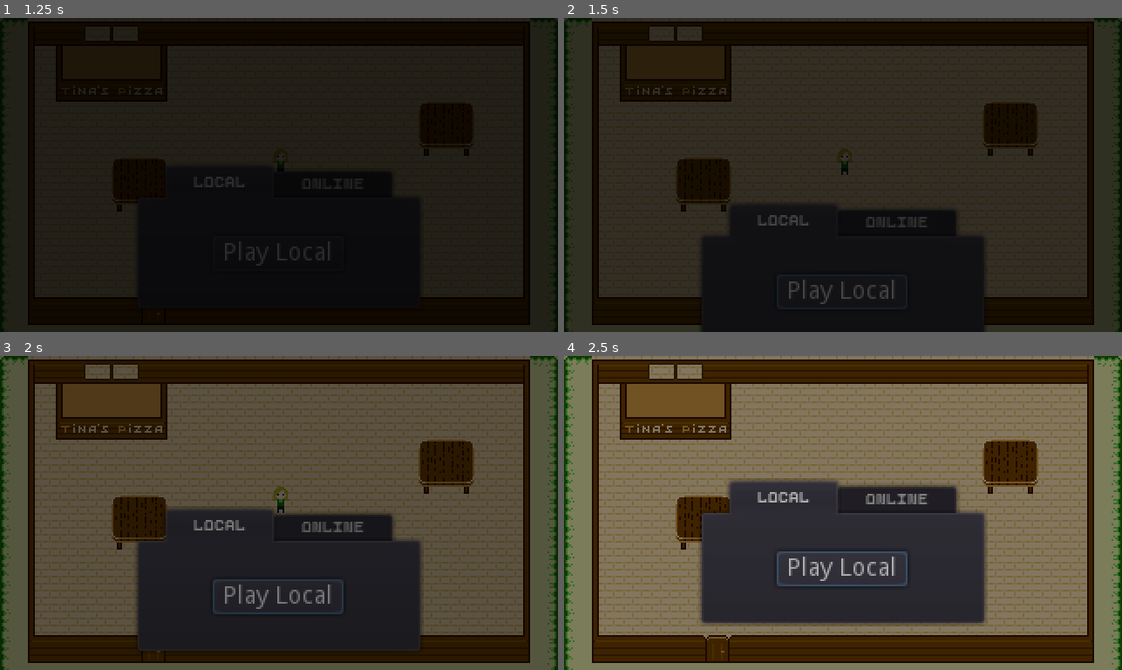
Above: before the commit, frames 1-4 (two rows, left to right).
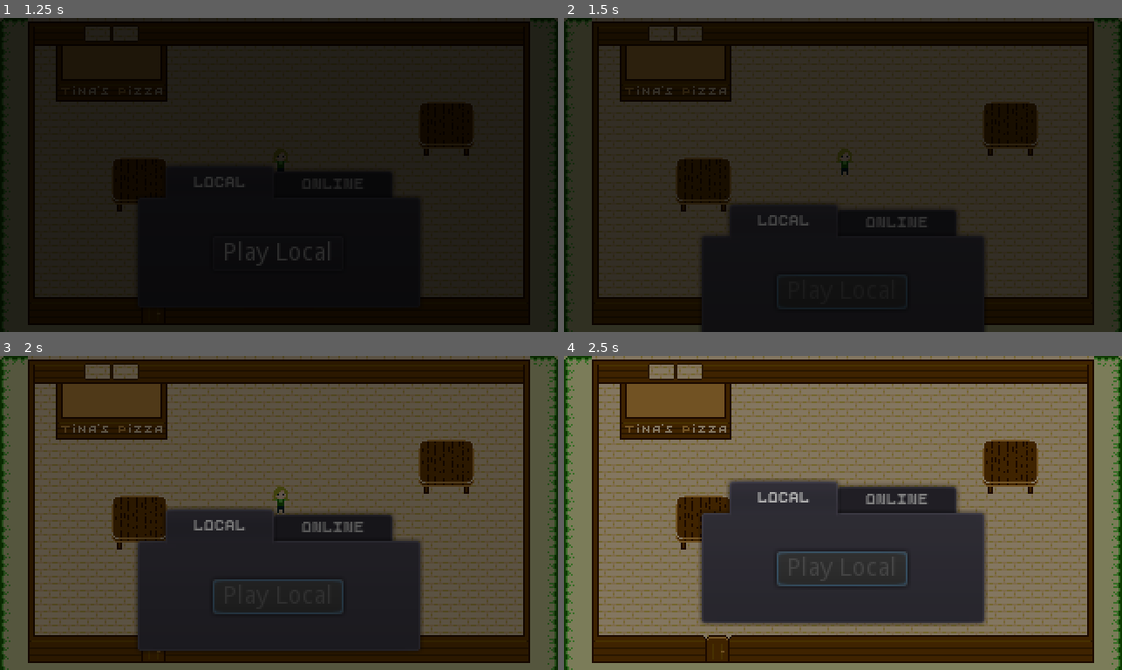
Above: after the commit, the same moments.

Repository: mikecodev/LowEffortJam18
Game: Godot game, scene res://Main.tscn
The game is run twice, just before and just after one commit, with the same random seed, the same clock (stepped at 60 frames per second) and the same inputs.
Inputs (mouse positions are in pixels of both pictures, inside the frame that each line leads up to):
- Up to frame 1 (1.25 s): tap Enter at 0.5 s; hold Right (ui_right) from 0.53 s (still down)
- Up to frame 2 (1.5 s): release Right (ui_right) at 1.25 s; click "Play Local" at 1.25 s
- Up to frame 3 (2 s): no input
- Up to frame 4 (2.5 s): click (843, 597) at 2 s, where only the run before the commit has a clickable "Play Local"

Frame 1 is identical in both runs. In frame 2, 0.3% of the frame differs, in the area x 40-60%, y 83-92%; in frame 3, 0.4%; in frame 4, 0.5%, in the area x 40-60%, y 63-72%.

Commit message:
some updates

Diff:
--- a/autoloads/ClientManager.gd
+++ b/autoloads/ClientManager.gd
@@ -1,15 +1,21 @@
 extends Node
 
+const CLIENT_SCENE = preload("res://entities/Client.tscn")
+
 var QUEUE_SIZE : int = 5
-var QEUE_START : Vector2
 var SPRITE_HEIGHT : int = 16
 
 
 var FreeTables : Array = []
 var QueuedClients : Array = []
+var SpawnTimer
 
 func _ready():
 	set_process(false)
+	SpawnTimer = Timer.new()
+	SpawnTimer.one_shot = true
+	add_child(SpawnTimer)
+	SpawnTimer.connect("timeout", self, "OnClientSpawn")
 func AddTable(Table):
 	FreeTables.append(Table)
 	Table.connect("FreeTable", self, "OnFreeTable")
@@ -18,15 +24,14 @@
 	if(Pos != -1):
 		FreeTables.remove(Pos)
 	return Pos
-
 # TODO: Perhaps get groups of people linked together when arriving, so instead of a client we receive a list of clients?
-func EnterQueue(Client, _Destination) -> bool:
+func EnterQueue(Client) -> bool:
 	if QueuedClients.size() < QUEUE_SIZE:
 		QueuedClients.push_back(Client)
-		_Destination = Vector2(QEUE_START.x, QEUE_START.y + (QueuedClients.size()-1)*SPRITE_HEIGHT)
+		# El jodido vector2 no se pasa por referencia
+		Client.Destination = Vector2(Defs.QUEUE_HEAD_POS.x, Defs.QUEUE_HEAD_POS.y + (QueuedClients.size()-1)*SPRITE_HEIGHT)
 		return true
 	return false
-
 func ArrivedToQueueDestination():
 	while(FreeTables.size() > 0 and QueuedClients.size() > 0 and QueuedClients[0].Queuing):
 		var Table = FreeTables.pop_front()
@@ -36,6 +41,12 @@
 		for _n in range(NumClients):
 			ClientsToSit.append(QueuedClients.pop_front())
 		Table.Sit(ClientsToSit)
-
 func OnFreeTable(Table):
 	FreeTables.append(Table)
+func OnClientSpawn():
+	add_child(CLIENT_SCENE.instance())
+	SpawnTimer.wait_time = rand_range(12, 20)
+	SpawnTimer.start()
+func Start():
+	if is_network_master():
+		SpawnTimer.start()
--- /dev/null
+++ b/autoloads/Defs.gd
@@ -0,0 +1,13 @@
+extends Node
+
+
+const SPAWN_POS			= Vector2(88, 184)
+const ENTRY_POS			= Vector2(88, 143)
+const QUEUE_HEAD_POS	= Vector2(286, 84)
+const EXIT_POS			= Vector2(286, 84)
+
+const MIN_SPAWN_TIME	= 0
+const MAX_SPAWN_TIME	= 0
+
+func _ready():
+	set_process(false)
--- a/entities/Client.gd
+++ b/entities/Client.gd
@@ -16,7 +16,6 @@
 
 export(float, 0, 1) var Patience : float
 export(int, 0, 100) var Satisfaction : int
-export var MovablePath : NodePath
 
 export var TargetPizzaSize = 0
 export var TargetPizzaTopping = 0
@@ -25,25 +24,26 @@
 var Movable
 var ClientManager
 
+# tmp
+var Destination
+
 # Output
 var Tip = 0.0
 
 # Called when the node enters the scene tree for the first time.
 func _ready():
 	set_process(false)
+	var MovablePath = Net.register_person("NPC", Defs.SPAWN_POS)
 	Movable = get_node(MovablePath)
-	Movable.connect("PositionArrived", self, "OnPositionArrival")
+	Movable.connect("path_done", self, "OnPositionArrival")
 	$PatienceTimer.connect("timeout", self, "MyPatienceIsGrowingSmaller")
-	# TODO: Client Manager is an autoload for now, but there should be one per online game
-	# ClientManager = get_node("/root/ClientManager")
-	# Movable.move_to(Defines.EnterPosition)
+	ClientManager = get_node("/root/ClientManager")
+	Movable.move_to(Defs.ENTRY_POS)
 
 func AskForQueueSpace():
-	var Destination : Vector2
-	var QueueEntered = ClientManager.EnterQueue(self, Destination)
-
+	var QueueEntered = ClientManager.EnterQueue(self)
 	if QueueEntered:
-		State.WalkingToQueue
+		STATE.WalkingToQueue
 		Movable.move_to(Destination)
 	else:
 		# TODO: Do we want pissed off clients that just enter the venue?
@@ -64,7 +64,7 @@
 		printerr("Client Error: LeaveAndTip received but state wasn't finished eating. State = ", State)
 func Leave():
 	State = STATE.Leaving
-	# Movable.move_to(Defines.ExitPosition)
+	Movable.move_to(Defs.EXIT_POS)
 func ExitStore():
 	# TODO: Open the door, leave the store and QueueFree
 	queue_free()
@@ -78,13 +78,13 @@
 		return false
 func OnPositionArrival():
 	match State:
-		State.Entering:
+		STATE.Entering:
 			AskForQueueSpace()
-		State.WalkingToQueue:
+		STATE.WalkingToQueue:
 			WaitForATable()
-		State.WalkingToTable:
+		STATE.WalkingToTable:
 			WaitForFood()
-		State.Leaving:
+		STATE.Leaving:
 			ExitStore()
 		_:
 			printerr("Client Error: Unexpected OnPositionArrival received when state is ", State)
@@ -101,31 +101,3 @@
 	if Satisfaction == 0:
 		Leave()
 	# TODO: Also add an object and call it here to update the patience visual effect
-
-"""
-
-Resultados:
-
-#### Estado: Comiendo
-
-Durante X tiempo, el cliente comerá y dependiendo de lo satisfecho que esté (tiempo que se tardó en atenderlo y pizza servida) dejará una propina y pasará al estado terminado de comer.
-
-#### TerminadoDeComer
-
-El cliente lanzará una señal con la propina que desee dejar y esperará a recibir la orden de la mesa de que ya puede marcharse. Esto es por si el cliente no está solo para no abandonar a su amigo. Sería muy descortés.
-
-Al recibir un mensaje de la mesa de que todos han terminado de comer, pasará al estado abandonando.
-
-#### CabreadoAMuerte
-
-Al entrar en este estado, el cliente se dirigirá hacia un empleado y le golpeará, tirando la pizza al suelo si el empleado fuese cargando una pizza. Si el empleado no fuese cargando ninguna pizza, se aplicará un ministun.
-
-#### Estado: Abandonando
-
-El cliente se moverá hacia la salida y lanzará una señal para decir que ha abandonado el establecimiento (la mesa que toque recibirá esa señal y actuará en consecuencia).
-
-## Mesas
-
-- Tendrán un número indeterminado de sillas
-- Tendrán entre 1 y Número de sillas clientes
-"""
--- a/entities/GUI/StartScreen.gd
+++ b/entities/GUI/StartScreen.gd
@@ -11,10 +11,14 @@
 	if Nickname.text == "" or Nickname.text.length() < 3:
 		Nickname.modulate = Color(1,0.6,0.6,1)
 		return
+	$Menu/Local/CenterContainer/Local.disabled = true
+	$Menu/Online/VBoxContainer/Online.disabled = true
 	Net.run_as_client()
 	yield(Net, "Connected")
 	Net.rpc_id(1, "register_player", Nickname.text)
 func _on_Local_button_up():
+	$Menu/Local/CenterContainer/Local.disabled = true
+	$Menu/Online/VBoxContainer/Online.disabled = true
 	Net.run_local()
 	Net.rpc("register_player", "Player")
 func _on_Nickname_text_changed(new_text):
--- a/entities/GUI/StartScreen.tscn
+++ b/entities/GUI/StartScreen.tscn
@@ -47,6 +47,7 @@
 }
 
 [node name="Local" type="Tabs" parent="Menu"]
+visible = false
 anchor_right = 1.0
 anchor_bottom = 1.0
 margin_left = 4.0
@@ -74,7 +75,6 @@
 }
 
 [node name="Online" type="Tabs" parent="Menu"]
-visible = false
 anchor_right = 1.0
 anchor_bottom = 1.0
 margin_left = 4.0
@@ -119,7 +119,7 @@
 rect_clip_content = false
 size_flags_vertical = 0
 bbcode_enabled = true
-bbcode_text = "[center][rainbow freq=0.2 sat=10 val=20]BETA[/rainbow][/center]"
+bbcode_text = "[center][rainbow freq=1.2 sat=10 val=20]BETA[/rainbow][/center]"
 text = "BETA"
 scroll_active = false
 
--- a/levels/LevelController.gd
+++ b/levels/LevelController.gd
@@ -6,23 +6,13 @@
 func _ready():
 	Net.set_current_level(self)
 	if is_network_master() and not Net.is_local:
-		var p = Net.register_person("Rido")
-		move_demo(get_node(p))
+		ClientManager.Start()
 
 func Start():
 	Net.rpc("world_ready")
 	if Net.is_local:
-		# TODO: Put all the logic here
-		var p = Net.register_person("Rido")
-		move_demo(get_node(p))
+		ClientManager.Start()
 	$CanvasLayer/HUD.visible = true
-
-func move_demo(npc):
-	while true:
-		npc.move_to(Vector2(282, 62))
-		yield(get_tree().create_timer(15), "timeout")
-		npc.move_to(Vector2(10, 10))
-		yield(get_tree().create_timer(15), "timeout")
 
 func add_person(pathname, scene):
 	if not get_node(pathname):
--- a/levels/MainScene.tscn
+++ b/levels/MainScene.tscn
@@ -446,3 +446,6 @@
 visible = false
 points = PoolVector2Array( 130, 165 )
 width = 1.0
+
+[node name="Position2D" type="Position2D" parent="."]
+position = Vector2( 286, 84 )
--- a/project.godot
+++ b/project.godot
@@ -18,6 +18,7 @@
 
 Net="*res://net.gd"
 ClientManager="*res://autoloads/ClientManager.gd"
+Defs="*res://autoloads/Defs.gd"
 
 [debug]
 
